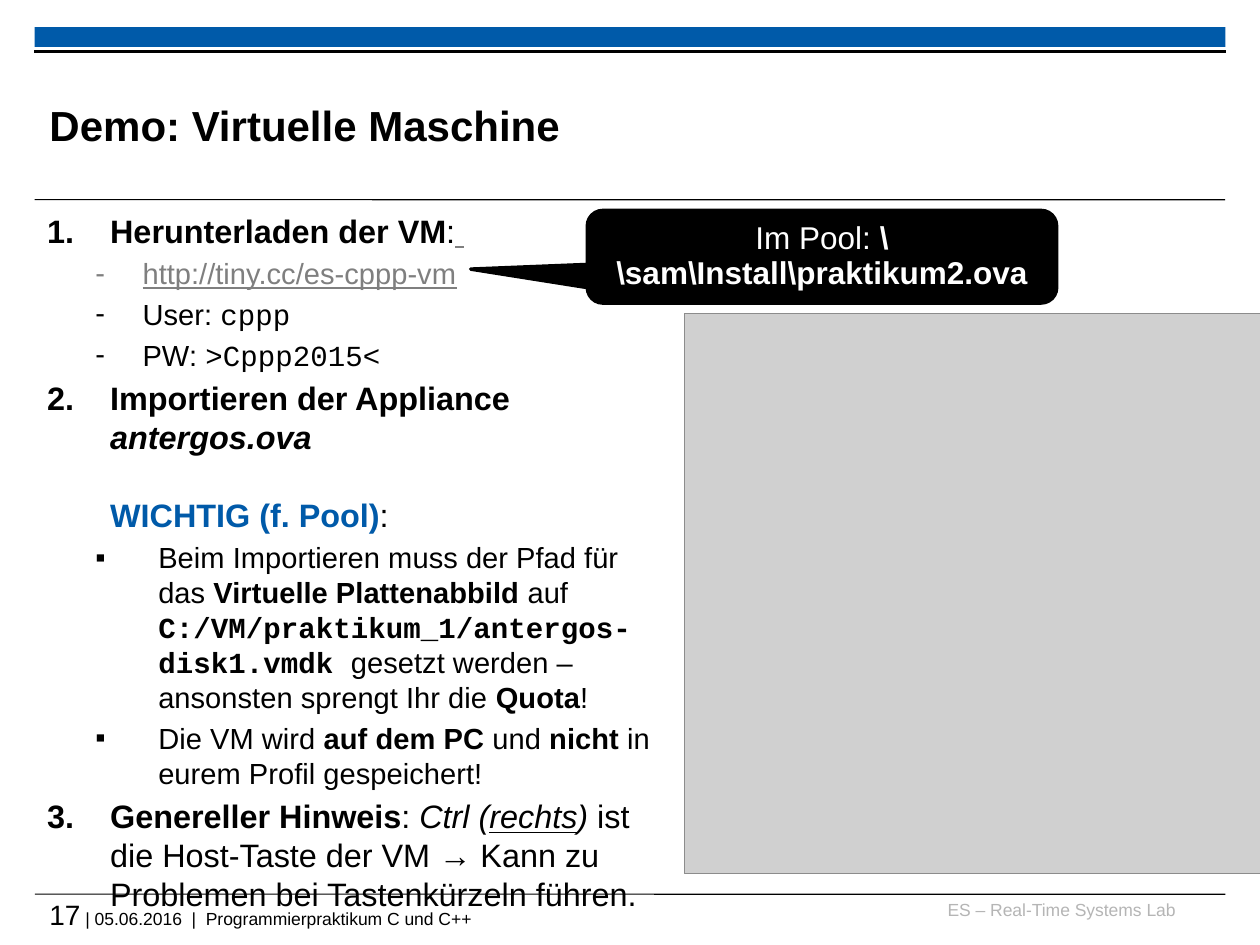
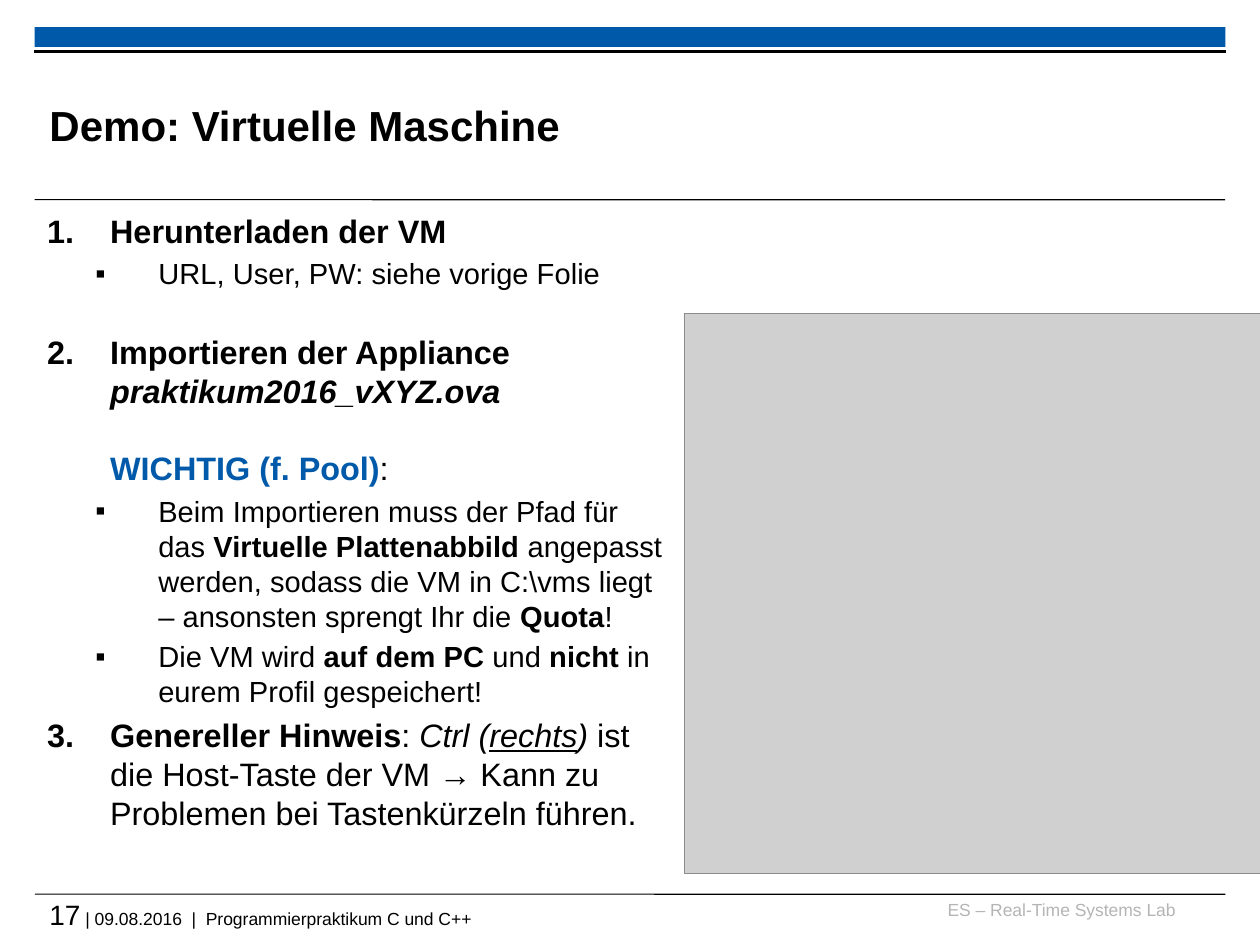
Before and after one commit to h82k/tud-cppp, a slide deck: slide 17 of cppp_lecture.pptx. Drawn at 1260x945 pixels with LibreOffice and Linux fonts; fonts in the diff are those of the drawing; grey boxes stand for pictures; background and template pictures are left out. Boxes give left, top, right and bottom in pixels: in the first picture for what was removed or moved away, otherwise in the second. Text is boxed around its words. In the diff, an @@ line names an element or a change of style, - is before the commit and + after.

```diff
--- a/cppp_lecture.pptx
+++ b/cppp_lecture.pptx
@@ text at (110,219,662,632): text changed; bold off @@
-1. Herunterladen der VM:
-  – http://tiny.cc/es-cppp-vm
-  – User: cppp
-  – PW: >Cppp2015<
-2. Importieren der Appliance antergos.ova
-   WICHTIG (f. Pool):
-  ▪ Beim Importieren muss der Pfad für das Virtuelle Plattenabbild auf C:/VM/praktikum_1/antergos-disk1.vmdk gesetzt werden – ansonsten sprengt Ihr die Quota!
+1. Herunterladen der VM
+  ▪ URL, User, PW: siehe vorige Folie
+2. Importieren der Appliance praktikum2016_vXYZ.ova
+   WICHTIG (f. Pool):
+  ▪ Beim Importieren muss der Pfad für das Virtuelle Plattenabbild angepasst werden, sodass die VM in C:\vms liegt – ansonsten sprengt Ihr die Quota!
@@ rounded speech box removed at (587,210,1056,304) @@
-Im Pool: \\sam\Install\praktikum2.ova
@@ text at (49,905,471,929): text changed @@
-17 | 05.06.2016 | Programmierpraktikum C und C++
+17 | 09.08.2016 | Programmierpraktikum C und C++
```
Also in this commit, not shown: 58 other slides changed, 1 slide added, 2 slides removed.
